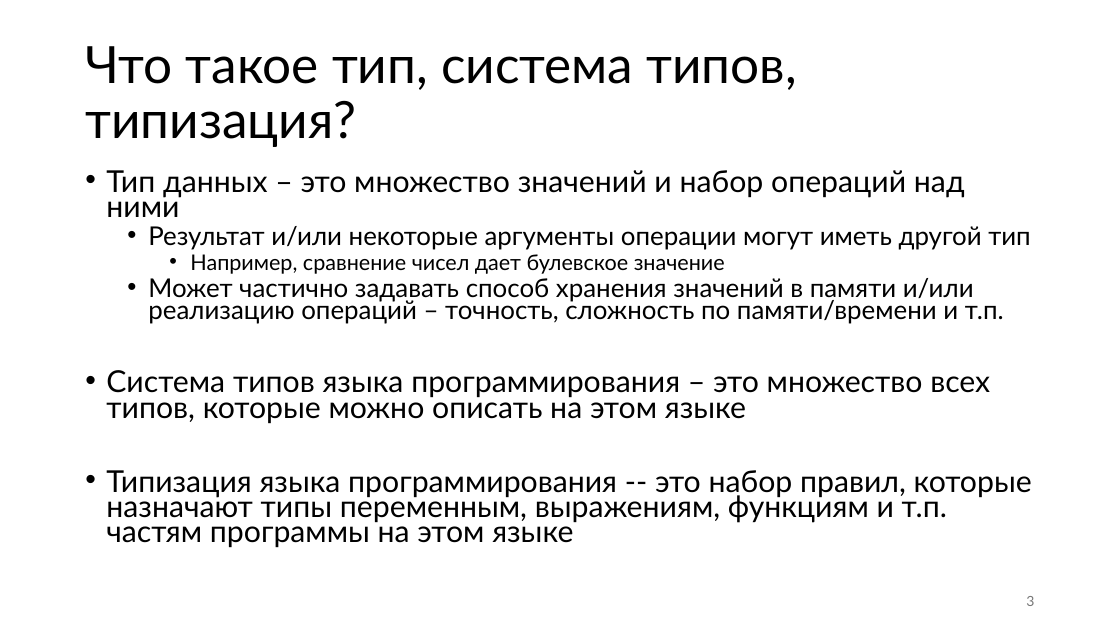
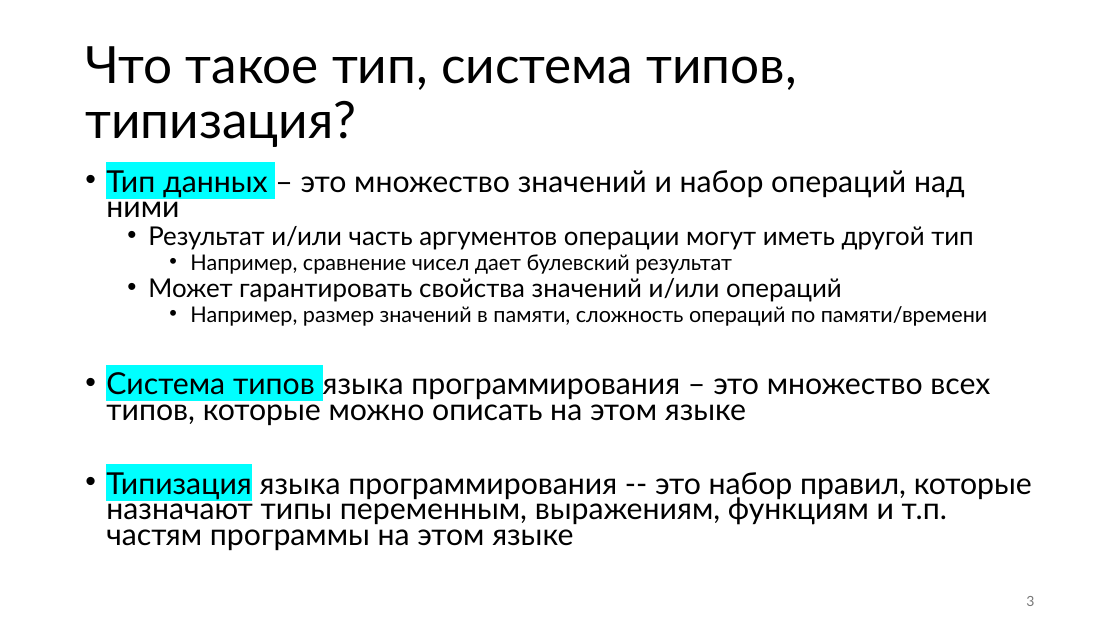
Before and after one commit to Evgueni-Petrov-aka-espetrov/Algorithms-and-Programming-in-C-pptx, a slide deck: slide 3 of 001 Типы языка Си.pptx. Drawn at 1120x630 pixels with LibreOffice and Linux fonts; fonts in the diff are those of the drawing. Boxes give left, top, right and bottom in pixels: in the first picture for what was removed or moved away, otherwise in the second. Text is boxed around its words. In the diff, an @@ line names an element or a change of style, - is before the commit and + after.

```diff
--- a/001 Типы языка Си.pptx
+++ b/001 Типы языка Си.pptx
@@ text at (x1=106, y1=170, x2=1032, y2=550): highlight none to #00FFFF in "Тип данных", "Система типов", "Типизация" @@
@@ text at (x1=148, y1=226, x2=987, y2=326): text changed; size 22.2 to 18.5 pt @@
-  • Результат и/или некоторые аргументы операции могут иметь другой тип
-    • Например, сравнение чисел дает булевское значение
-  • Может частично задавать способ хранения значений в памяти и/или реализацию операций – точность, сложность по памяти/времени и т.п.
+  • Результат и/или часть аргументов операции могут иметь другой тип
+    • Например, сравнение чисел дает булевский результат
+  • Может гарантировать свойства значений и/или операций
+    • Например, размер значений в памяти, сложность операций по памяти/времени
```
Also in this commit, not shown: 16 other slides changed, 1 other file.
